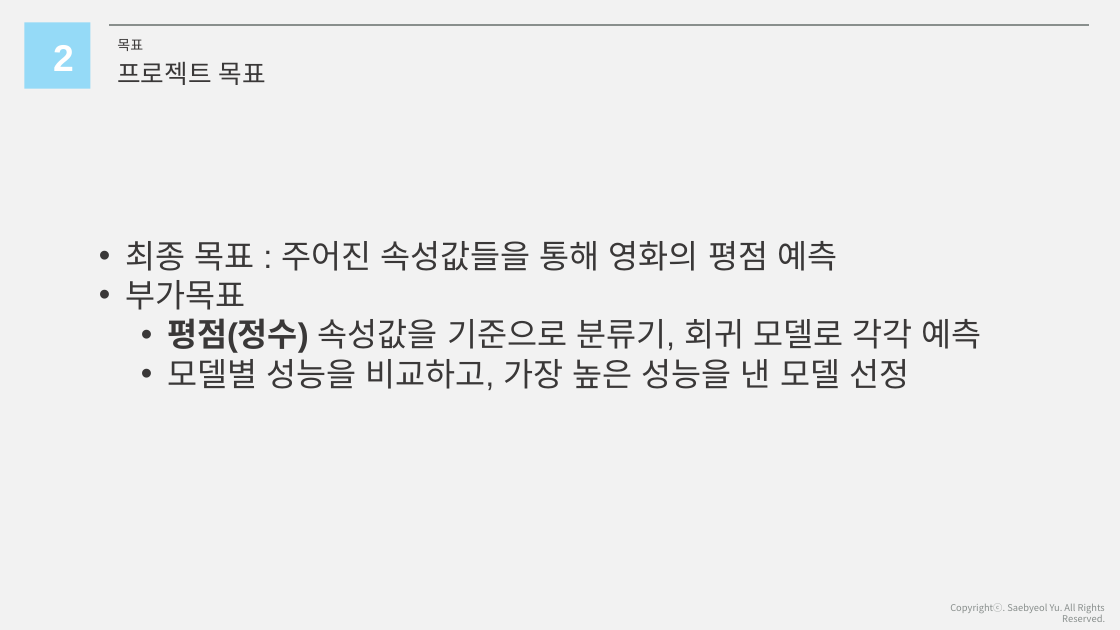
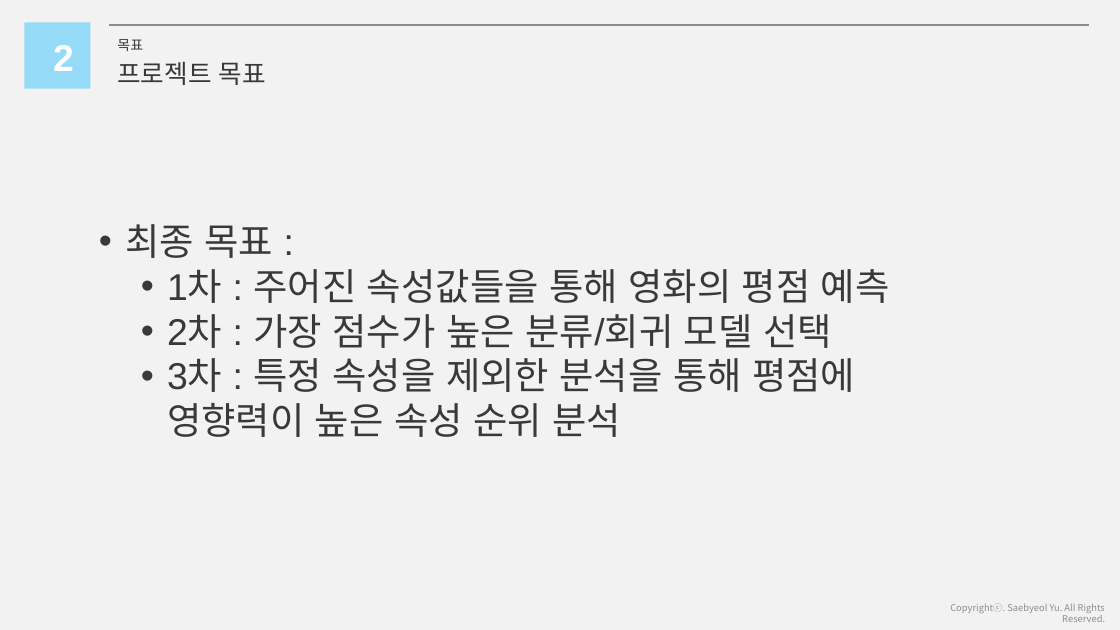
Before and after one commit to swany0509/machine_learning_private_project, a slide deck: slide 6 of 165513_박성완_개인프로젝트 중간발표.pptx. Drawn at 1120x630 pixels with LibreOffice and Linux fonts; fonts in the diff are those of the drawing. Boxes give left, top, right and bottom in pixels: in the first picture for what was removed or moved away, otherwise in the second. Text is boxed around its words. In the diff, an @@ line names an element or a change of style, - is before the commit and + after.

```diff
--- a/165513_박성완_개인프로젝트 중간발표.pptx
+++ b/165513_박성완_개인프로젝트 중간발표.pptx
@@ text at <box>125,224,890,437</box>: text changed; size 28 to 32 pt @@
-• 최종 목표 : 주어진 속성값들을 통해 영화의 평점 예측
-• 부가목표
-  • 평점(정수) 속성값을 기준으로 분류기, 회귀 모델로 각각 예측
-  • 모델별 성능을 비교하고, 가장 높은 성능을 낸 모델 선정
+• 최종 목표 :
+  • 1차 : 주어진 속성값들을 통해 영화의 평점 예측
+  • 2차 : 가장 점수가 높은 분류/회귀 모델 선택
+  • 3차 : 특정 속성을 제외한 분석을 통해 평점에 영향력이 높은 속성 순위 분석
```
Also in this commit, not shown: 3 other slides changed.
